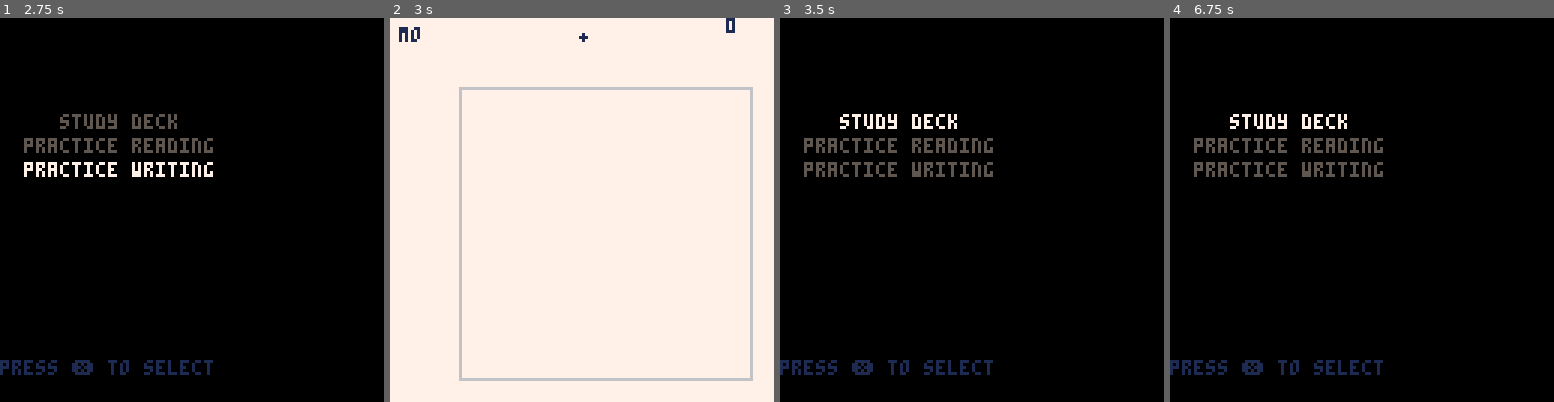
Above: before the commit, frames 1-4 (left to right).
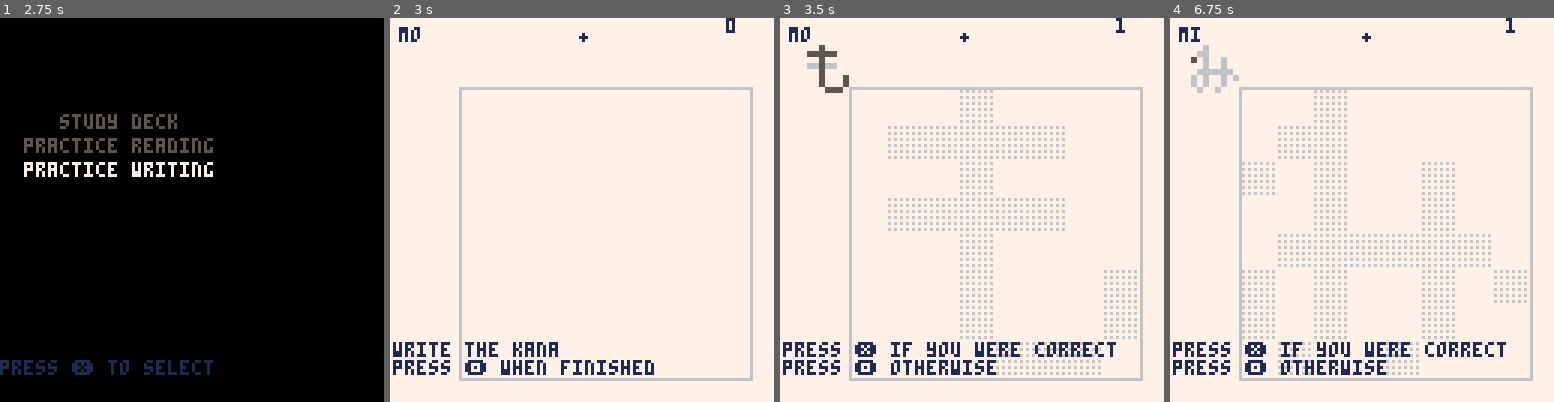
Above: after the commit, the same moments.

Repository: SestrenExsis/KanaPractice
Game: PICO-8 cartridge kana_practice.p8
Same seed, same stepped clock (60 frames per second), same inputs: the game is played once before the commit and once after it.
Inputs (mouse positions are in pixels of both pictures, inside the frame that each line leads up to):
- Up to frame 1 (2.75 s): tap X (X key) at 0.33, 1.07, 1.85 s; click (280, 121) at 0.67 s; tap O (Z key) at 0.7, 1.7, 2.1, 2.5 s; click (46, 267) at 1.22 s; hold Right 1.6-2.1 s; hold P2 Left 1.6-2.1 s; click (107, 114) at 1.77 s; hold Up 2.15-2.42 s; hold P2 Down 2.15-2.42 s; click (172, 259) at 2.32 s; hold Right from 2.47 s (still down); hold P2 Left from 2.47 s (still down)
- Up to frame 2 (3 s): keep holding Right; keep holding P2 Left; click (624, 106) at 2.87 s; tap O (Z key) at 2.9 s; tap X (X key) at 2.97 s
- Up to frame 3 (3.5 s): release Right at 3.03 s; release P2 Left at 3.03 s; hold Left from 3.08 s (still down); hold P2 Right from 3.08 s (still down); tap O (Z key) at 3.3 s; click (1075, 256) at 3.42 s
- Up to frame 4 (6.75 s): release Left at 3.58 s; release P2 Right at 3.58 s; hold Down 3.63-3.97 s; hold P2 Up 3.63-3.97 s; tap O (Z key) every 0.4 s from 3.7 to 6.5 s; click (1231, 102) at 3.97 s; hold Right 4.02-4.68 s; hold P2 Left 4.02-4.68 s; tap X (X key) at 4.08, 5.2, 6.32 s; click (1292, 248) at 4.52 s; hold Up 4.73-5.03 s; hold P2 Down 4.73-5.03 s; click (1354, 94) at 5.07 s; hold Left 5.08-5.68 s; hold P2 Right 5.08-5.68 s; click (1419, 244) at 5.62 s; hold Down 5.73-6.03 s; hold P2 Up 5.73-6.03 s; hold Right 6.08-6.58 s; hold P2 Left 6.08-6.58 s; click (1481, 90) at 6.17 s; hold Right from 6.63 s (still down); hold P2 Left from 6.63 s (still down); click (1246, 236) at 6.72 s

Frame 1 is identical in both runs. In frame 2, 1.9% of the frame differs, in the area x 0-69%, y 84-93%; in frame 3, 99%; in frame 4, 99%, in the area x 0-100%, y 0-100%.

Commit message:
Add guess/check states to write screen

Diff:
--- a/kana_practice.p8
+++ b/kana_practice.p8
@@ -40,7 +40,6 @@
 _maxr=5.000
 _dryt={3.4,0.2,0.2,0.2}
 _mous=false
-_hint=false
 
 function point(xpos,ypos)
 	local res={
@@ -598,6 +597,10 @@
 -->8
 -- write screen
 
+-- states
+-- * guess : show name
+-- * check : show stroke order
+
 -- px : x position
 -- py : y position
 -- vx : x velocity
@@ -629,19 +632,14 @@
 	local i=flr(rnd(#_kanakey))+1
 	_kana=_kanatbl[_kanakey[i]]
 	_inks={{}}
-end
-
-function updatewrite()
+	_hint=false
+	_state="guess"
+end
+
+function updatewriteguess()
 	_nib_lx=_nib_px
 	_nib_ly=_nib_py
 	-- get input
-	if btnp(🅾️) then
-		initmenu()
-		return
-	elseif btnp(➡️,1) then
-		initscreen()
-		return
-	end
 	if btnp(🅾️,1) then
 		_mous=not _mous
 		sfx(0)
@@ -716,11 +714,37 @@
 	end
 end
 
+function updatewrite()
+	if _state=="guess" then
+		if btnp(🅾️) then
+			_state="check"
+			return
+		else
+			updatewriteguess()
+		end
+	else
+		if btnp(❎) then
+			-- you got it right
+			_state="guess"
+			initscreen()
+			return
+		elseif btnp(🅾️) then
+			-- you got it wrong
+			_state="guess"
+			initscreen()
+			return
+		end
+	end
+end
+
 function drawwrite()
+	cls(_c_cnv)
 	local k=_kana
-	cls(_c_cnv)
 	rect(23,23,120,120,6)
 	-- draw hint
+	if _state=="check" then
+		_hint=true
+	end
 	if _hint then
 		drawkana(k,7,9,2,_c_cut)
 		local i=(12*t())%64
@@ -757,14 +781,15 @@
 		)
 	print(k.name,3,3,1)
 	print(#_inks-1,112,0,1)
-	--local test=testinks(24,24,12)
-	--drawkana(test,64,23,9,2,3)
-	--local evals=evaluateall(test,p)
-	--for i=1,#evals do
-	--	local ev=evals[i]
-	--	local msg=ev[1].." "..ev[2]
-	--	print(msg,104,8*i,1)
-	--end
+	if _state=="guess" then
+		cursor(1,108,1)
+		print("write the kana")
+		print("press 🅾️ when finished")
+	else
+		cursor(1,108,1)
+		print("press ❎ if you were correct")
+		print("press 🅾️ otherwise")
+	end
 end
 __gfx__
 000100000007000000010000000100000000000000000000007eee0000111100007e000000110000001100000011000000010010000700100001001000010070
